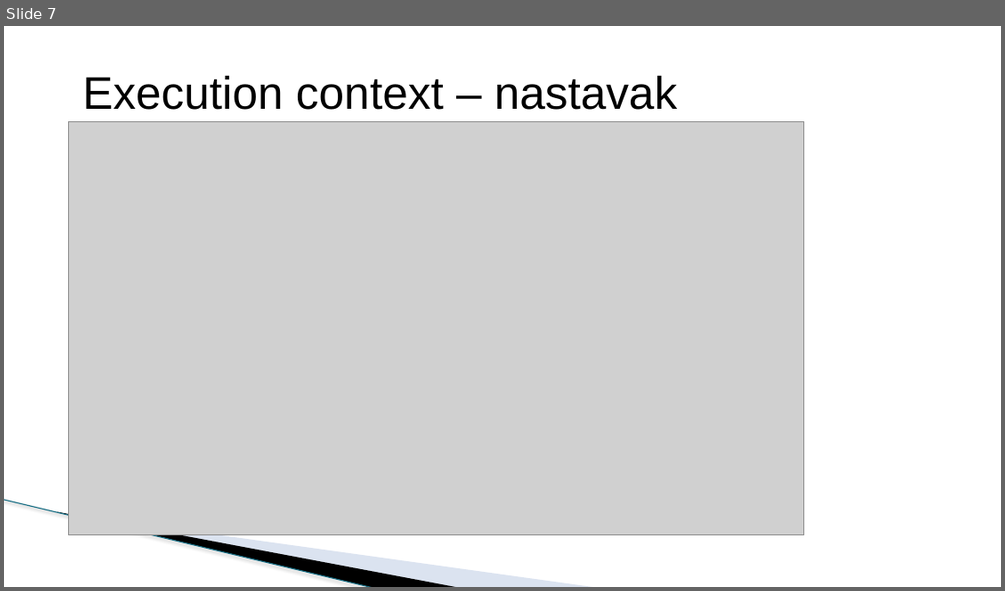
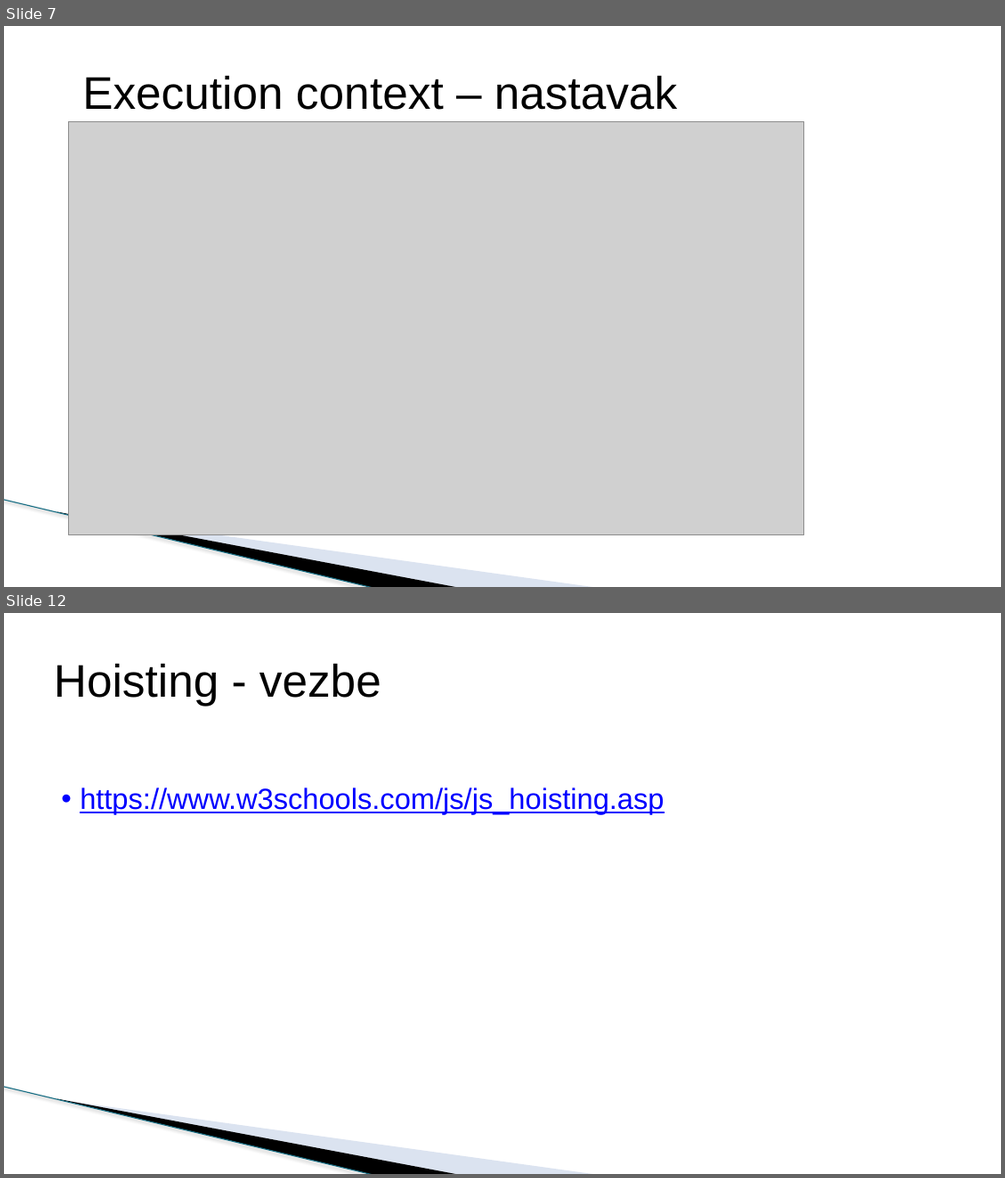
Before and after one commit to todalexcode/kurs-front-end, a slide deck: sesija-09/PPT/Front-End Developer-09.pptx. Shown one above the other, each under a label of ours: slide 7 before the commit, slides 7 and 12 after it; the slides between them are not shown. The pictures are 1005x591 and 1005x1178 pixels, drawn with LibreOffice and Linux fonts; fonts in the diff are those of the drawing; grey boxes stand for pictures; background and template pictures are left out. Boxes give left, top, right and bottom in pixels: in the first picture for what was removed or moved away, otherwise in the second. Text is boxed around its words. In the diff, an @@ line names an element or a change of style, - is before the commit and + after.

```diff
--- a/sesija-09/PPT/Front-End Developer-09.pptx
+++ b/sesija-09/PPT/Front-End Developer-09.pptx
@@ slide 12 added at <box>4,613,1001,1174</box>, background #FFFFFF; not listed: 3 template elements that a slide beside it also shows @@
@@ title added at <box>54,663,381,706</box>, 44 pt, text #000000 @@
+Hoisting - vezbe
@@ text added at <box>80,787,663,814</box>, 28 pt, text #0000FF, underline @@
+• https://www.w3schools.com/js/js_hoisting.asp
```
Also in this commit, not shown: 1 slide changed, 9 other slides added, 6 other files.
